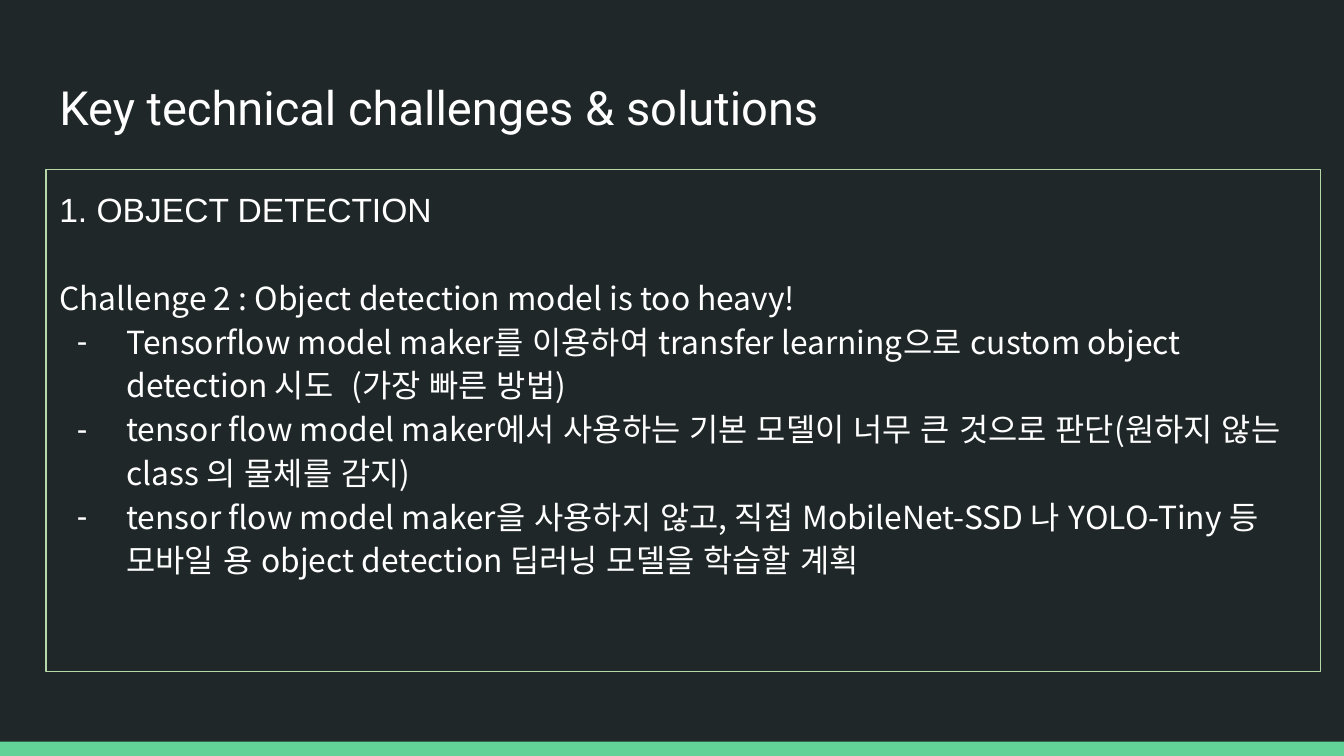
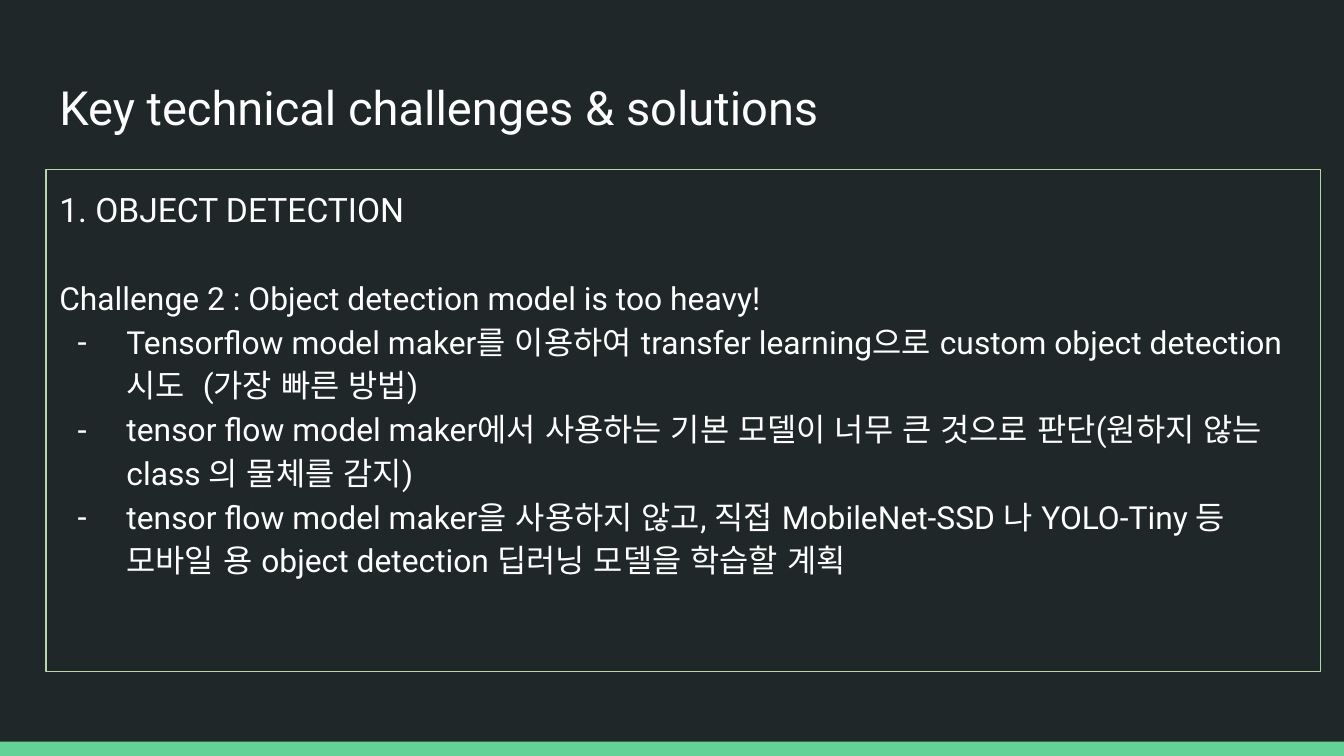
Before and after one commit to JinhwanSul/GuardianEyes, a slide deck: slide 7 of slides/Guardian eyes Midterm presentation.pptx. Drawn at 1344x756 pixels with LibreOffice and Linux fonts; fonts in the diff are those of the drawing. Boxes give left, top, right and bottom in pixels: in the first picture for what was removed or moved away, otherwise in the second. Text is boxed around its words. In the diff, an @@ line names an element or a change of style, - is before the commit and + after.

```diff
--- a/slides/Guardian eyes Midterm presentation.pptx
+++ b/slides/Guardian eyes Midterm presentation.pptx
@@ text "1. OBJECT DETECTION" at <box>46,169,1320,672</box>: font Arial to Roboto in "1. OBJECT DETECTION"; font Noto Sans CJK KR to Roboto @@
```
Also in this commit, not shown: 10 other slides changed, 1 other file.
